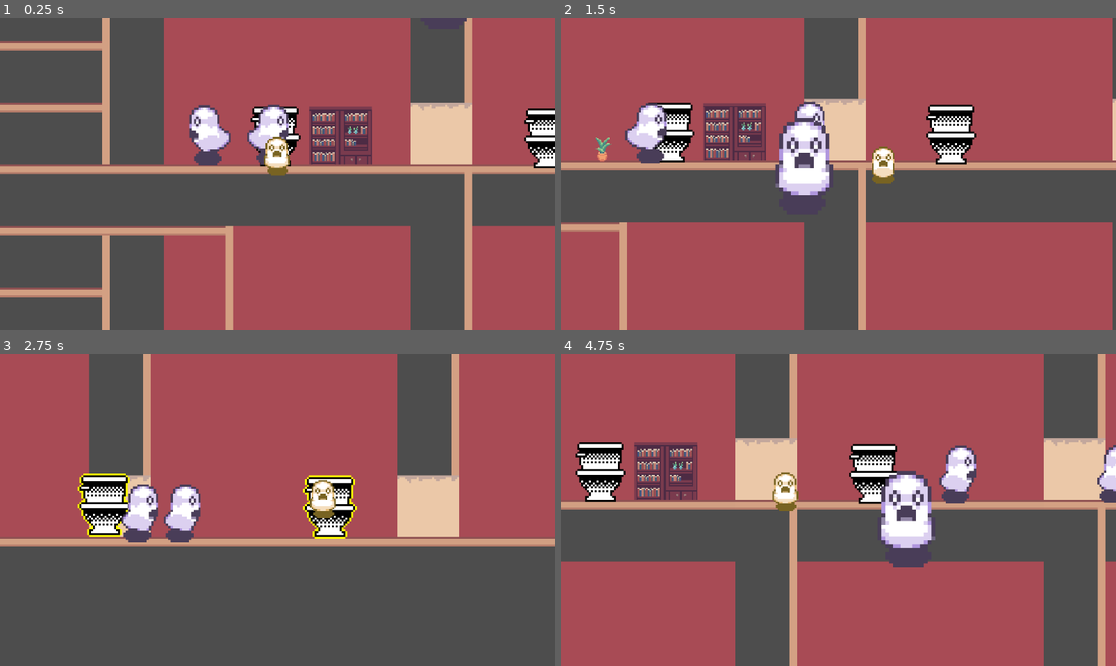
Above: before the commit, frames 1-4 (two rows, left to right).
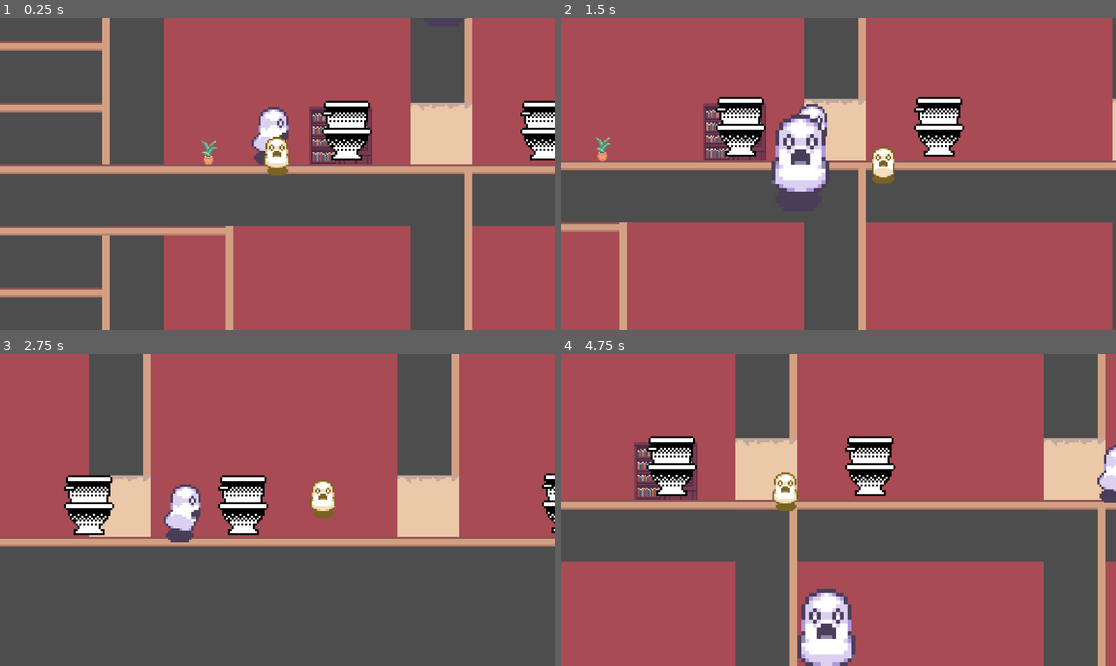
Above: after the commit, the same moments.

Repository: lykarevalde/GameJam
Game: Godot game, scene res://scenes/game_scene.tscn
Two runs of this game, one before a commit and one after it. Both use one fixed random seed, a clock stepped at 60 frames per second and the inputs below.
Inputs:
- Up to frame 1 (0.25 s): no input
- Up to frame 2 (1.5 s): tap Enter (ui_accept) at 0.5, 0.77 s; hold Right (ui_right) 0.53-1.28 s; hold Down (ui_down) from 1.28 s (still down)
- Up to frame 3 (2.75 s): tap Enter (ui_accept) at 1.52 s; release Down (ui_down) at 2.03 s; hold Right (ui_right) from 2.03 s (still down)
- Up to frame 4 (4.75 s): release Right (ui_right) at 2.78 s; hold Up (ui_up) 2.78-3.53 s; tap Enter (ui_accept) at 3.02, 3.77, 4.52 s; hold Left (ui_left) from 3.53 s (still down)

The runs differ from the first frame. In frame 1, 3.9% of the frame differs, in the area x 34-100%, y 0-49%; in frame 2, 6.5%; in frame 3, 5.1%; in frame 4, 9.1%, in the area x 2-75%, y 26-100%.

Commit message:
updated toilet
added toilet a characterbody and made it into a separate scene itself

Diff:
--- a/scenes/game_scene.tscn
+++ b/scenes/game_scene.tscn
@@ -5,10 +5,10 @@
 [ext_resource type="PackedScene" uid="uid://cgmu3x48sx0fo" path="res://scenes/player.tscn" id="1_w5aja"]
 [ext_resource type="PackedScene" uid="uid://dbgp384qn2s4x" path="res://scenes/plant.tscn" id="3_ycayy"]
 [ext_resource type="PackedScene" uid="uid://cv0hye7m1iv11" path="res://scenes/shelf.tscn" id="4_bw6k5"]
-[ext_resource type="PackedScene" uid="uid://dsr4nt81mbrbd" path="res://scenes/furniture.tscn" id="5_y3j0m"]
 [ext_resource type="Script" uid="uid://bd1x6q7kmsk15" path="res://scripts/furnitures.gd" id="6_mw25s"]
 [ext_resource type="PackedScene" uid="uid://6ioljxwyvxol" path="res://scenes/kids.tscn" id="6_rurhu"]
 [ext_resource type="Script" uid="uid://cd0rhdruhnqo7" path="res://scripts/kid_spawner.gd" id="8_b5spy"]
+[ext_resource type="PackedScene" uid="uid://cfg7i0camoaef" path="res://scenes/toilet.tscn" id="8_mw25s"]
 [ext_resource type="PackedScene" uid="uid://cv3bjv8xhr455" path="res://scenes/enemy.tscn" id="10_tcjrq"]
 
 [sub_resource type="TileSetAtlasSource" id="TileSetAtlasSource_onqr8"]
@@ -265,23 +265,23 @@
 [node name="Furniture" type="Node2D" parent="."]
 script = ExtResource("6_mw25s")
 
-[node name="Toilet" parent="Furniture" instance=ExtResource("5_y3j0m")]
-position = Vector2(74, 183)
-
-[node name="Toilet2" parent="Furniture" instance=ExtResource("5_y3j0m")]
-position = Vector2(216, 184)
-
-[node name="Toilet3" parent="Furniture" instance=ExtResource("5_y3j0m")]
-position = Vector2(362, 183)
-
-[node name="Toilet4" parent="Furniture" instance=ExtResource("5_y3j0m")]
-position = Vector2(21, 57)
-
-[node name="Toilet5" parent="Furniture" instance=ExtResource("5_y3j0m")]
-position = Vector2(163, 58)
-
-[node name="Toilet6" parent="Furniture" instance=ExtResource("5_y3j0m")]
-position = Vector2(309, 57)
+[node name="Toilet" parent="Furniture" instance=ExtResource("8_mw25s")]
+position = Vector2(69, 189)
+
+[node name="Toilet2" parent="Furniture" instance=ExtResource("8_mw25s")]
+position = Vector2(172, 189)
+
+[node name="Toilet3" parent="Furniture" instance=ExtResource("8_mw25s")]
+position = Vector2(59, 60)
+
+[node name="Toilet4" parent="Furniture" instance=ExtResource("8_mw25s")]
+position = Vector2(162, 60)
+
+[node name="Toilet5" parent="Furniture" instance=ExtResource("8_mw25s")]
+position = Vector2(326, 61)
+
+[node name="Toilet6" parent="Furniture" instance=ExtResource("8_mw25s")]
+position = Vector2(340, 188)
 
 [node name="Floor1Path" type="Path2D" parent="."]
 curve = SubResource("Curve2D_kk2rg")
--- /dev/null
+++ b/scenes/toilet.tscn
@@ -0,0 +1,19 @@
+[gd_scene load_steps=4 format=3 uid="uid://cfg7i0camoaef"]
+
+[ext_resource type="Script" uid="uid://dlwpylndltl2n" path="res://scripts/furniturez.gd" id="1_yyxms"]
+[ext_resource type="PackedScene" uid="uid://dsr4nt81mbrbd" path="res://scenes/furniture.tscn" id="2_5rkpo"]
+
+[sub_resource type="CapsuleShape2D" id="CapsuleShape2D_tcjrq"]
+radius = 8.0
+
+[node name="Toilet" type="CharacterBody2D"]
+script = ExtResource("1_yyxms")
+
+[node name="CollisionShape2D" type="CollisionShape2D" parent="."]
+position = Vector2(-1, 9)
+shape = SubResource("CapsuleShape2D_tcjrq")
+
+[node name="Toilet" parent="." instance=ExtResource("2_5rkpo")]
+position = Vector2(-1, -6)
+frame = 7
+frame_progress = 0.6740139
--- a/scripts/enemy.gd
+++ b/scripts/enemy.gd
@@ -4,151 +4,77 @@
 @export var human_npcs_root: Node
 @export var furniture_root: Node
 @export var reach_distance := 10.0
-@export var hide_duration := 1.0                # Fallback time if furniture has no signal
 
-@onready var anim: AnimatedSprite2D = $AnimatedSprite2D
+@onready var anim := $AnimatedSprite2D
 
-var target_pos := Vector2.ZERO
-var current_furniture: Node = null
-var last_furniture: Node = null   # 👈 NEW
-var state := "idle"  # "moving", "hiding", "idle"
-
-# Furniture currently possessed by any ghost
-static var currently_possessed := []
-
-func _ready():
-	randomize()
-	print("[Ghost] Ready")
-	pick_target()
-
+var target_furniture: Node = null
+var last_furniture: Node = null
+var state := "idle"
 
 func _physics_process(delta):
 	match state:
-		"moving":
-			move_toward_target(delta)
-		"hiding":
-			pass
 		"idle":
 			pick_target()
+		"moving":
+			move_to_target(delta)
 
-
-func move_toward_target(delta):
-	if target_pos == Vector2.ZERO or current_furniture == null:
+func move_to_target(delta):
+	if not is_instance_valid(target_furniture):
 		state = "idle"
 		return
 
-	var dir = (target_pos - global_position).normalized()
+	var dir = (target_furniture.global_position - global_position).normalized()
 	velocity = dir * speed
 	move_and_slide()
 
 	anim.flip_h = velocity.x < 0
 	anim.play("walk")
 
-	if global_position.distance_to(target_pos) < reach_distance:
-		print("[Ghost] Reached furniture:", current_furniture.name)
-		await start_possession()
+	if global_position.distance_to(target_furniture.global_position) <= reach_distance:
+		try_possess()
 
-
-func start_possession() -> void:
-	if current_furniture == null:
+func try_possess():
+	if not target_furniture.on_possessed():
 		state = "idle"
 		return
-
-	if current_furniture in currently_possessed:
-		state = "idle"
-		pick_target()
-		return
-
-	currently_possessed.append(current_furniture)
-
-	if current_furniture.has_method("on_possessed"):
-		current_furniture.call("on_possessed")
-		print("[Ghost] Possessing:", current_furniture.name)
-
-	for npc_follow in human_npcs_root.get_children():
-		if npc_follow.get_child_count() == 0:
-			continue
-		var npc := npc_follow.get_child(0)
-		print("[Ghost] Found human:", npc.name)
-		if npc.global_position.distance_to(current_furniture.global_position) < 100:
-			if npc.has_method("on_scared"):
-				npc.call("on_scared")
-				print("[Ghost] SCARED:", npc.name)
-			else:
-				print("[Ghost] ERROR: no on_scared() on", npc.name)
 
 	anim.visible = false
 	state = "hiding"
 
-	if current_furniture.has_signal("possession_finished"):
-		if not current_furniture.is_connected(
-			"possession_finished",
-			Callable(self, "_on_furniture_finished")
-		):
-			current_furniture.connect(
-				"possession_finished",
-				Callable(self, "_on_furniture_finished")
-			)
-	else:
-		await get_tree().create_timer(hide_duration).timeout
-		_on_furniture_finished()
+	target_furniture.possession_finished.connect(
+		_on_furniture_finished,
+		CONNECT_ONE_SHOT
+	)
 
+	# scare humans
+	for pf in human_npcs_root.get_children():
+		if pf.get_child_count() == 0:
+			continue
+		var kid = pf.get_child(0)
+		if kid.global_position.distance_to(target_furniture.global_position) < 100:
+			kid.on_scared()
 
-func _on_furniture_finished() -> void:
-	if current_furniture in currently_possessed:
-		currently_possessed.erase(current_furniture)
+func _on_furniture_finished(furniture):
+	if furniture != target_furniture:
+		return
 
-	# 👈 remember last furniture
-	last_furniture = current_furniture
-
+	last_furniture = furniture
+	target_furniture = null
 	anim.visible = true
-	current_furniture = null
 	state = "idle"
-	print("[Ghost] Reappeared, ready to possess new furniture")
-
 
 func pick_target():
-	if furniture_root == null:
+	var choices := []
+
+	for f in furniture_root.get_children():
+		if not f.has_method("on_possessed"):
+			continue
+		if f == last_furniture:
+			continue
+		choices.append(f)
+
+	if choices.is_empty():
 		return
 
-	var furniture_list = furniture_root.get_children()
-	if furniture_list.is_empty():
-		return
-
-	var valid_targets := []
-
-	for f in furniture_list:
-		if not f.has_method("on_possessed"):
-			continue
-		if f in currently_possessed:
-			continue
-		if f == last_furniture:
-			continue   # 👈 PREVENT CONSECUTIVE POSSESSION
-
-		for npc_follow in human_npcs_root.get_children():
-			var npc := npc_follow
-			if npc.global_position.distance_to(f.global_position) < 100:
-				valid_targets.append(f)
-				break
-
-	# If everything else is invalid, allow repossession except current
-	if valid_targets.is_empty():
-		for f in furniture_list:
-			if f.has_method("on_possessed") \
-			and f not in currently_possessed \
-			and f != last_furniture:
-				valid_targets.append(f)
-
-	# Absolute fallback (only one furniture exists)
-	if valid_targets.is_empty():
-		for f in furniture_list:
-			if f.has_method("on_possessed") and f not in currently_possessed:
-				valid_targets.append(f)
-
-	if valid_targets.is_empty():
-		return
-
-	current_furniture = valid_targets.pick_random()
-	target_pos = current_furniture.global_position
+	target_furniture = choices.pick_random()
 	state = "moving"
-	print("[Ghost] New target:", current_furniture.name)
--- /dev/null
+++ b/scripts/furniturez.gd
@@ -0,0 +1,54 @@
+extends CharacterBody2D
+
+signal possession_finished(furniture)
+
+@export var move_distance := 40.0
+@export var move_speed := 60.0
+@export var possession_time := 1.5
+
+@onready var anim: AnimatedSprite2D = $AnimatedSprite2D
+
+var possessed := false
+var timer := 0.0
+var direction := 1
+var origin := Vector2.ZERO
+
+func _ready():
+	origin = global_position
+	#anim.play("move")
+
+func _physics_process(delta):
+	if not possessed:
+		return
+
+	velocity = Vector2(direction * move_speed, 0)
+	move_and_slide()
+
+	if abs(global_position.x - origin.x) >= move_distance:
+		direction *= -1
+
+	timer -= delta
+	if timer <= 0:
+		end_possession()
+
+func on_possessed() -> bool:
+	if possessed:
+		return false   # 🔒 HARD LOCK
+
+	possessed = true
+	timer = possession_time
+	direction = [-1, 1].pick_random()
+	#anim.play("shake")
+
+
+	print("[Furniture] POSSESSED:", name)
+	return true
+
+func end_possession():
+	possessed = false
+	velocity = Vector2.ZERO
+	global_position = origin
+	#anim.play("idle")
+
+	print("[Furniture] RELEASED:", name)
+	emit_signal("possession_finished", self)
--- a/scripts/kids.gd
+++ b/scripts/kids.gd
@@ -1,89 +1,28 @@
 extends CharacterBody2D
 
 @export var speed := 60.0
-@export var scared_speed := 120.0      # 👈 NEW
-@export var scared_duration := 2.0     # 👈 NEW
-@export var min_turn_time := 1.0
-@export var max_turn_time := 3.0
+@export var scared_duration := 1.5
 
 @onready var path_follow := get_parent() as PathFollow2D
 @onready var anim := $AnimatedSprite2D
-@onready var turn_timer := $Timer
-@onready var scared_timer := Timer.new()   # 👈 NEW
-
-var direction := 1
-var last_x := 0.0
-var state := "normal"   # 👈 NEW
-
-func _ready():
-	randomize()
-	direction = [-1, 1].pick_random()
-	anim.play("walk")
-	last_x = global_position.x
-
-	start_turn_timer()
-
-	# Setup scared timer
-	scared_timer.one_shot = true
-	add_child(scared_timer)
-	scared_timer.timeout.connect(_on_scared_timeout)
-
-
-func _physics_process(delta):
-	if state == "scared":
-		path_follow.progress += scared_speed * direction * delta
-	else:
-		path_follow.progress += speed * direction * delta
-
-	# Reverse at path ends
-	if path_follow.progress_ratio >= 1.0 and direction == 1:
-		direction = -1
-	elif path_follow.progress_ratio <= 0.0 and direction == -1:
-		direction = 1
-
-	# Flip based on movement
-	var dx = global_position.x - last_x
-	if abs(dx) > 0.01:
-		anim.flip_h = dx < 0
-	last_x = global_position.x
-
-
-func start_turn_timer():
-	turn_timer.wait_time = randf_range(min_turn_time, max_turn_time)
-	turn_timer.start()
-
-
-func _on_Timer_timeout():
-	if state == "normal" and randf() < 0.5:
-		direction *= -1
-
-	start_turn_timer()
-
 
 var scared := false
 
-# 👻 CALLED BY GHOST
+func _physics_process(delta):
+	if scared:
+		return
+
+	path_follow.progress += speed * delta
+
 func on_scared():
 	if scared:
 		return
 
 	scared = true
+	anim.play("scared")
 	print("[Human] SCARED:", name)
-	anim.play("scared")
 
-	# Stop movement by stopping progress
-	speed = 0
+	await get_tree().create_timer(scared_duration).timeout
 
-	await get_tree().create_timer(1.5).timeout
-
-	# Recover
-	speed = 60
+	scared = false
 	anim.play("walk")
-	scared = false
-
-
-func _on_scared_timeout():
-	state = "normal"
-	anim.play("walk")
-	start_turn_timer()
-	print("Human calmed down:", name)
Not shown, added: scripts/furniturez.gd.uid
